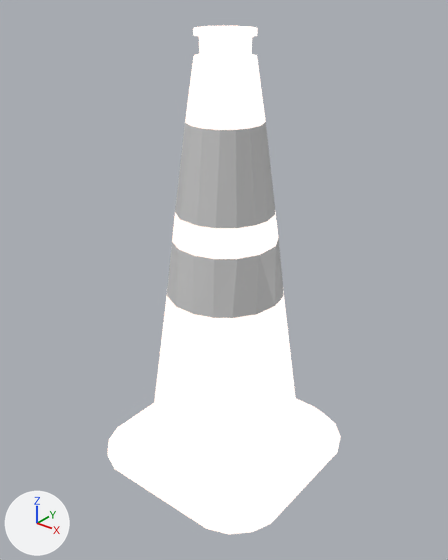
One commit to the COLLADA model eufs_tracks/meshes/cone_big.dae: the scene before it, then after it.
Before and after are seen from a 50 mm camera at (0.417, -0.523, 0.571) aimed at (0.003, -0.006, 0.251). Lighting does not change. The marker at lower left points along +X, +Y and +Z. Where no turn or scale is listed for an object, it has been applied to the vertices.

Objects in the first picture: '_8_Inch'.
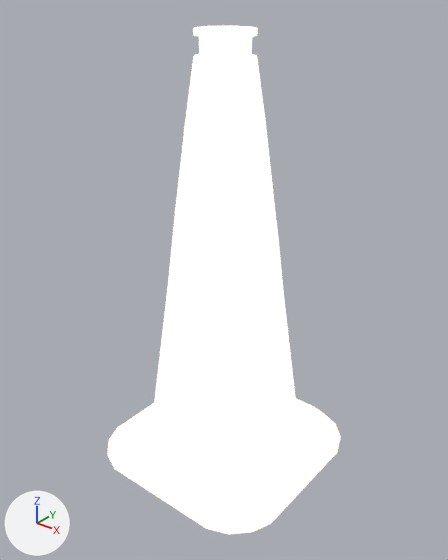
Commit message: solid colour cones for FSAE-A

Pixel boxes [x1, y1, x2, y2] of what changed, in the pictures (448 x 560 px):
'_8_Inch', recoloured, surface changed (grey to white)
    both: [166, 119, 285, 321]

The change, as a diff of the scene's bpy script:
```diff
--- a/eufs_tracks/meshes/cone_big.dae.py
+++ b/eufs_tracks/meshes/cone_big.dae.py
@@ mat_material_004 @@
 mat_material_004 = principled_material('Material_004')
-mat_material_004.base_color = (0.64, 0.64, 0.64)  # light grey #d1d1d1
+mat_material_004.base_color = (0.64, 0.198, 0.0528)  # orange #d17b41
 mat_material_004.roughness = 0.44
+mat_material_004.emission_strength = 1.0
```
